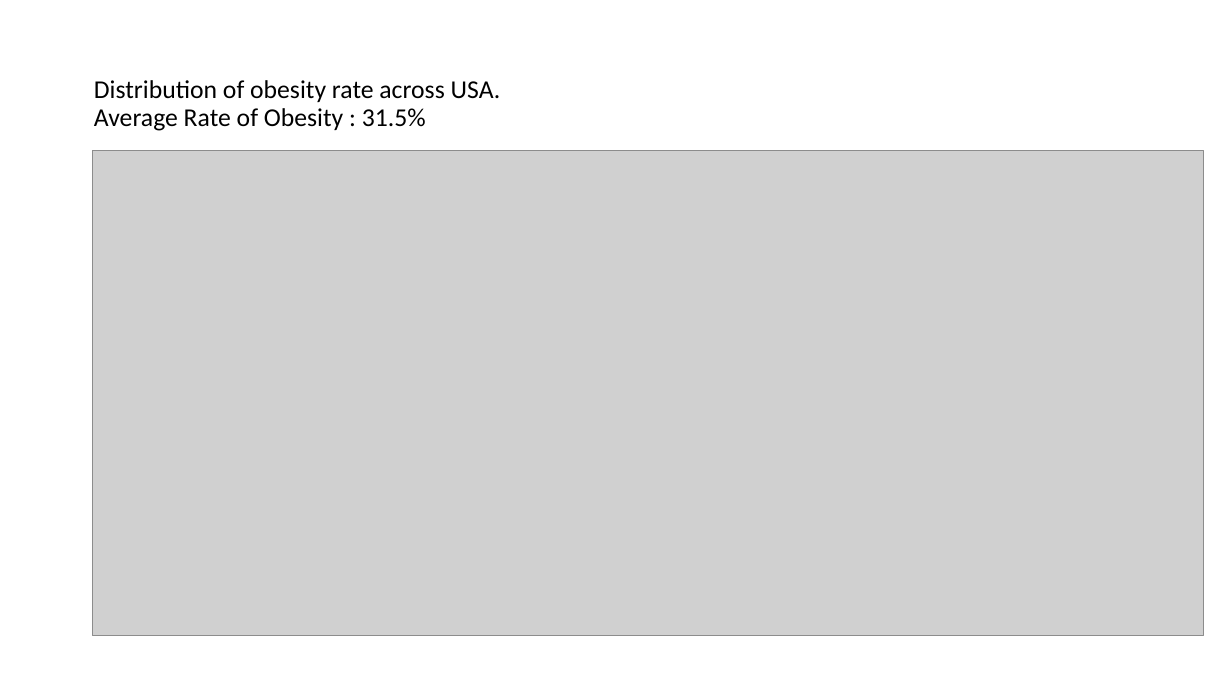
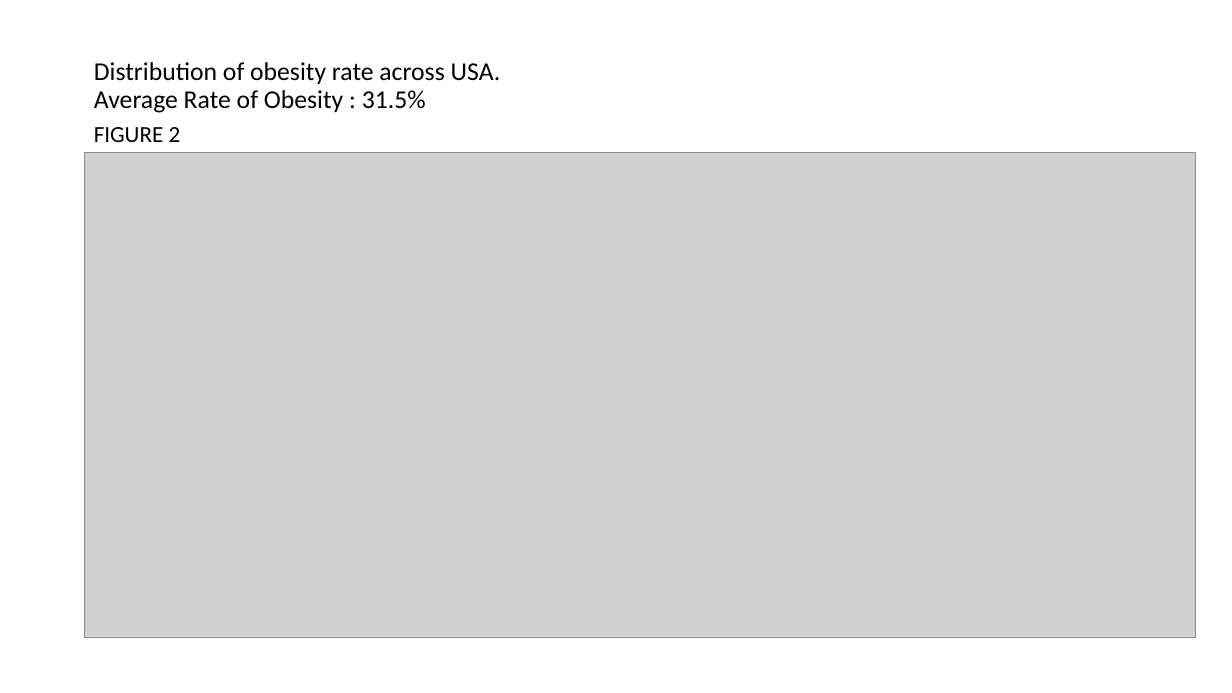
Before and after one commit to rajeshnair1984/Project_Obesity, a slide deck: slide 9 of O3_presentation.pptx. Drawn at 1232x693 pixels with LibreOffice and Linux fonts; fonts in the diff are those of the drawing; grey boxes stand for pictures. Boxes give left, top, right and bottom in pixels: in the first picture for what was removed or moved away, otherwise in the second. Text is boxed around its words. In the diff, an @@ line names an element or a change of style, - is before the commit and + after.

```diff
--- a/O3_presentation.pptx
+++ b/O3_presentation.pptx
@@ title "Distribution of obesity rate across ..." moved from (x1=94, y1=80, x2=501, y2=131) to (x1=94, y1=62, x2=501, y2=113) @@
@@ text added at (x1=94, y1=127, x2=181, y2=142), 18 pt, text #000000 @@
+FIGURE 2
@@ picture moved from (x1=92, y1=151, x2=1204, y2=636) to (x1=85, y1=152, x2=1197, y2=638) @@
```
Also in this commit, not shown: 2 other slides changed, 2 slides added, 1 other file.
